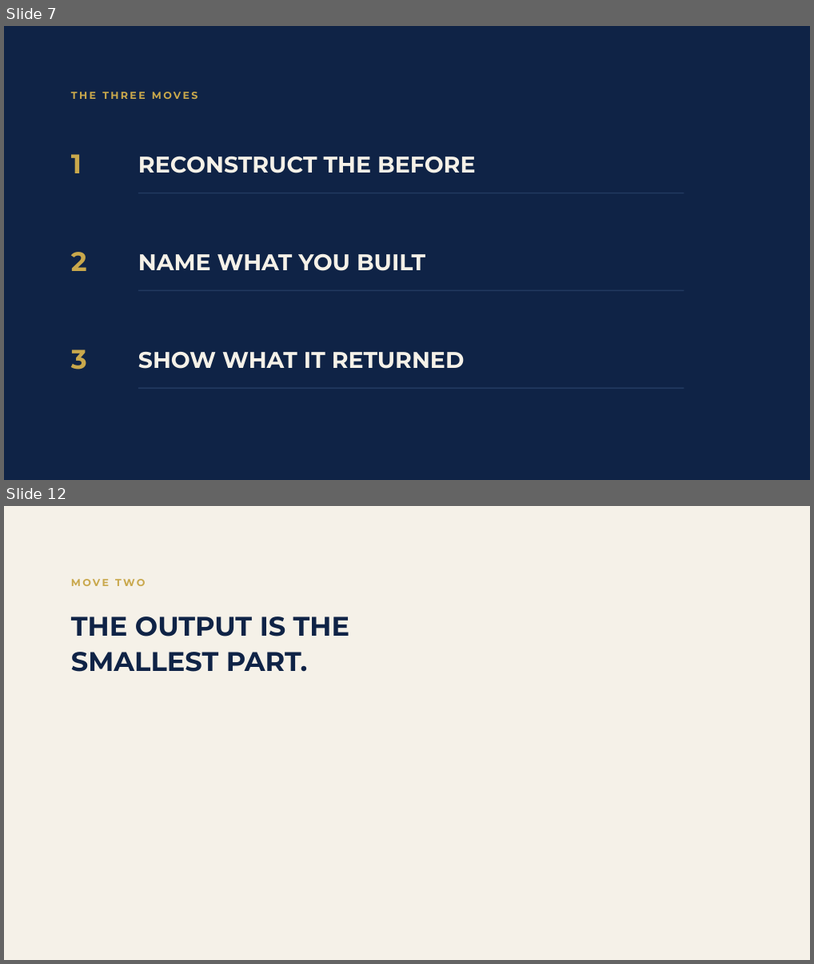
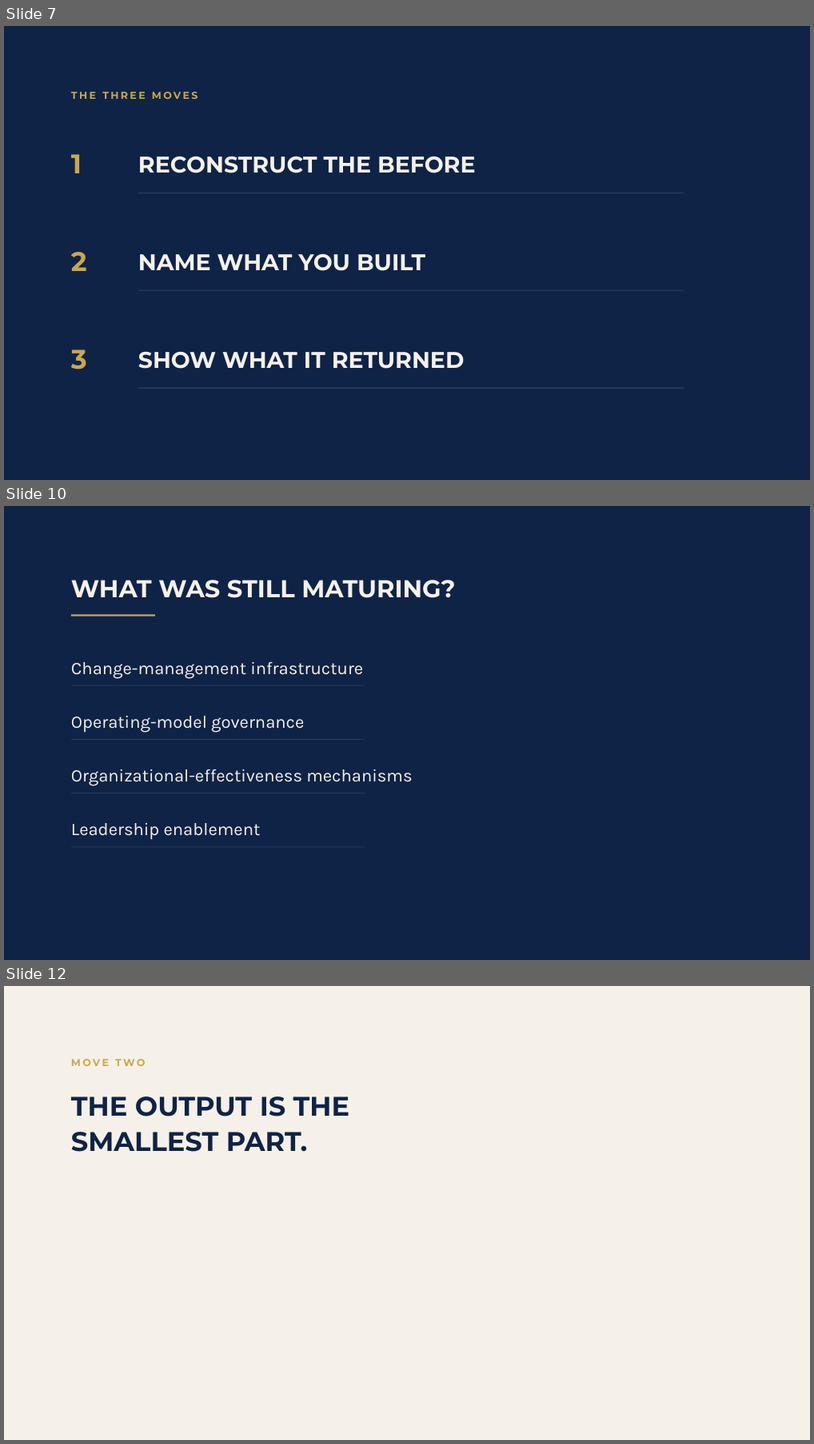
Before and after one commit to temidanielle/temidayoafonja-site, a slide deck: deliverables/video-7-slides/out/Video_7_Reveal_Builds.pptx. Shown one above the other, each under a label of ours: slides 7 and 12 before the commit, slides 7, 10 and 12 after it; the slides between them are not shown. The pictures are 814x964 and 814x1444 pixels, drawn with LibreOffice and Linux fonts; fonts in the diff are those of the drawing. Boxes give left, top, right and bottom in pixels: in the first picture for what was removed or moved away, otherwise in the second. Text is boxed around its words. In the diff, an @@ line names an element or a change of style, - is before the commit and + after.

```diff
--- a/deliverables/video-7-slides/out/Video_7_Reveal_Builds.pptx
+++ b/deliverables/video-7-slides/out/Video_7_Reveal_Builds.pptx
@@ slide 10 added at [4,506,810,960], background #0F2346 @@
@@ text added at [71,580,455,598], 29 pt, text #F5F1E8, bold @@
+WHAT WAS STILL MATURING?
@@ rectangle added at [71,614,155,616], fill #C9A84C @@
@@ text added at [71,662,363,679], 21 pt, text #F5F1E8 @@
+Change-management infrastructure
@@ rectangle added at [71,685,365,686], fill #223A60 @@
@@ text added at [71,716,304,732], 21 pt, text #F5F1E8 @@
+Operating-model governance
@@ rectangle added at [71,739,365,740], fill #223A60 @@
@@ text added at [71,769,412,786], 21 pt, text #F5F1E8 @@
+Organizational-effectiveness mechanisms
@@ rectangle added at [71,792,365,793], fill #223A60 @@
@@ text added at [71,823,261,840], 21 pt, text #F5F1E8 @@
+Leadership enablement
@@ rectangle added at [71,846,365,847], fill #223A60 @@
```
Also in this commit, not shown: 3 slides changed, 3 other slides added, 4 slides removed, 26 other files.
